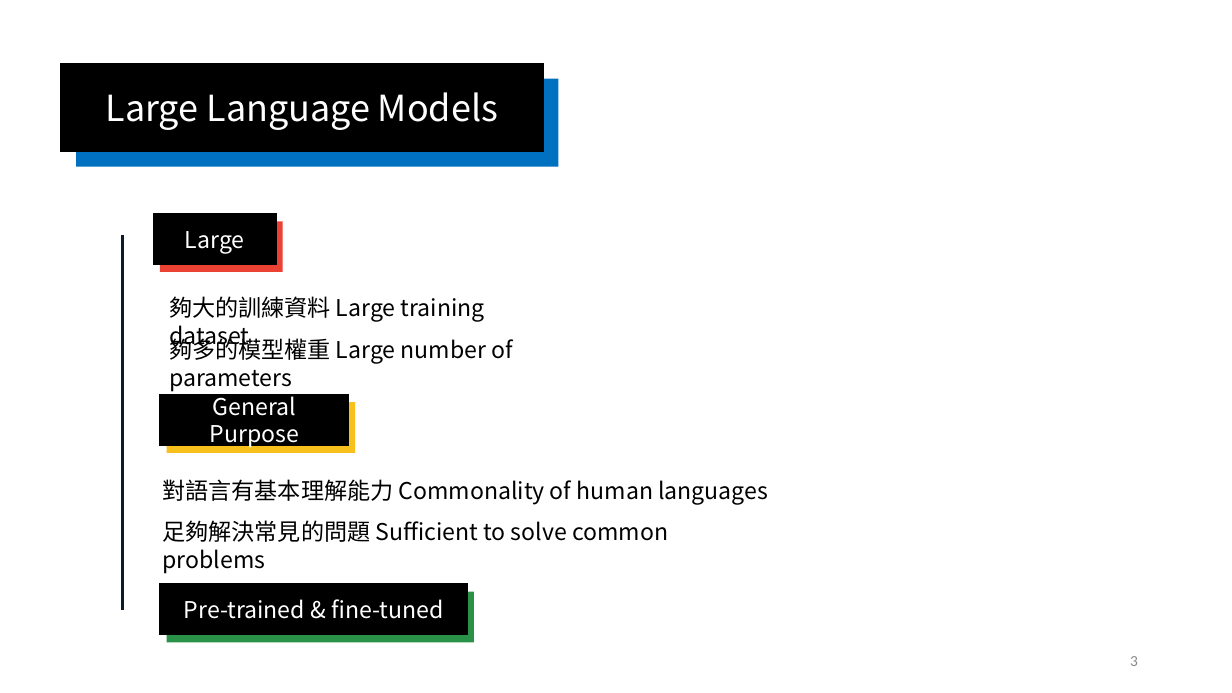
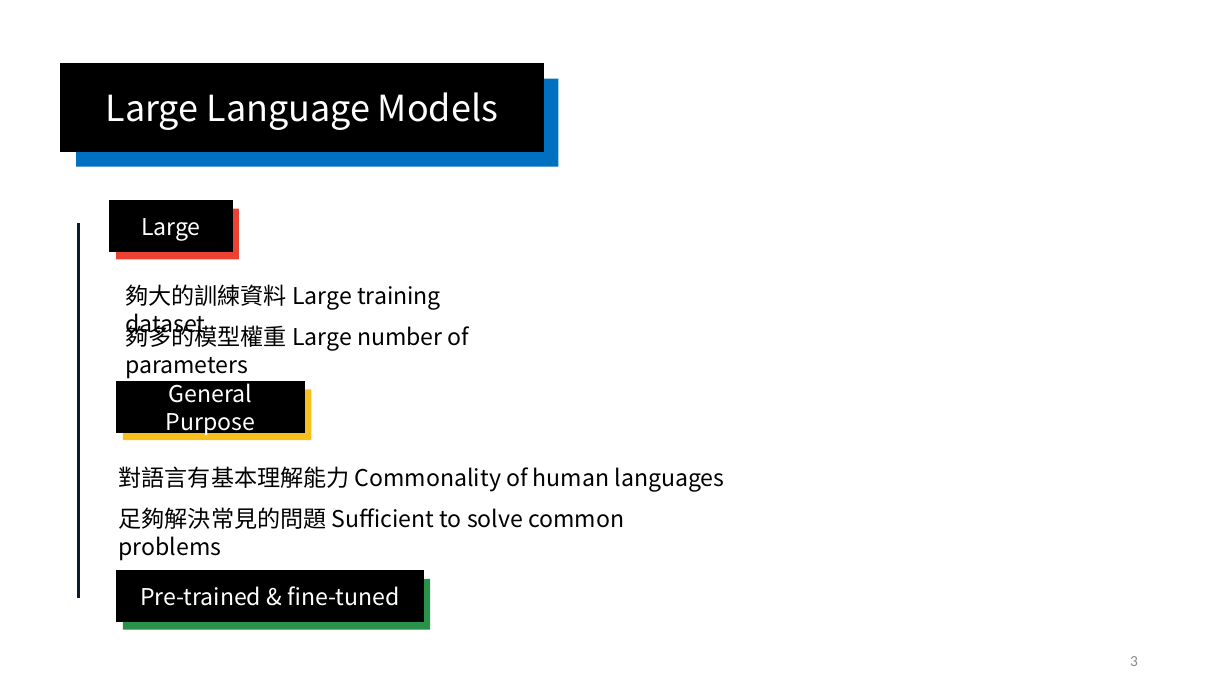
Before and after one commit to cathayins/llama_club, a slide deck: slide 4 of R1/R1.pptx. Drawn at 1232x693 pixels with LibreOffice and Linux fonts; fonts in the diff are those of the drawing. Boxes give left, top, right and bottom in pixels: in the first picture for what was removed or moved away, otherwise in the second. Text is boxed around its words. In the diff, an @@ line names an element or a change of style, - is before the commit and + after.

```diff
--- a/R1/R1.pptx
+++ b/R1/R1.pptx
@@ 3 texts, 3 rectangles: place and size @@
-3 texts, 3 rectangles at bbox=[153, 213, 768, 504]
+3 texts, 3 rectangles at bbox=[110, 201, 725, 492]
@@ 3 rectangles, 1 text, 1 line: place and size @@
-3 rectangles, 1 text, 1 line at bbox=[123, 236, 668, 642]
+3 rectangles, 1 text, 1 line at bbox=[79, 223, 624, 630]
```
Also in this commit, not shown: 6 other slides changed, 3 slides added.
